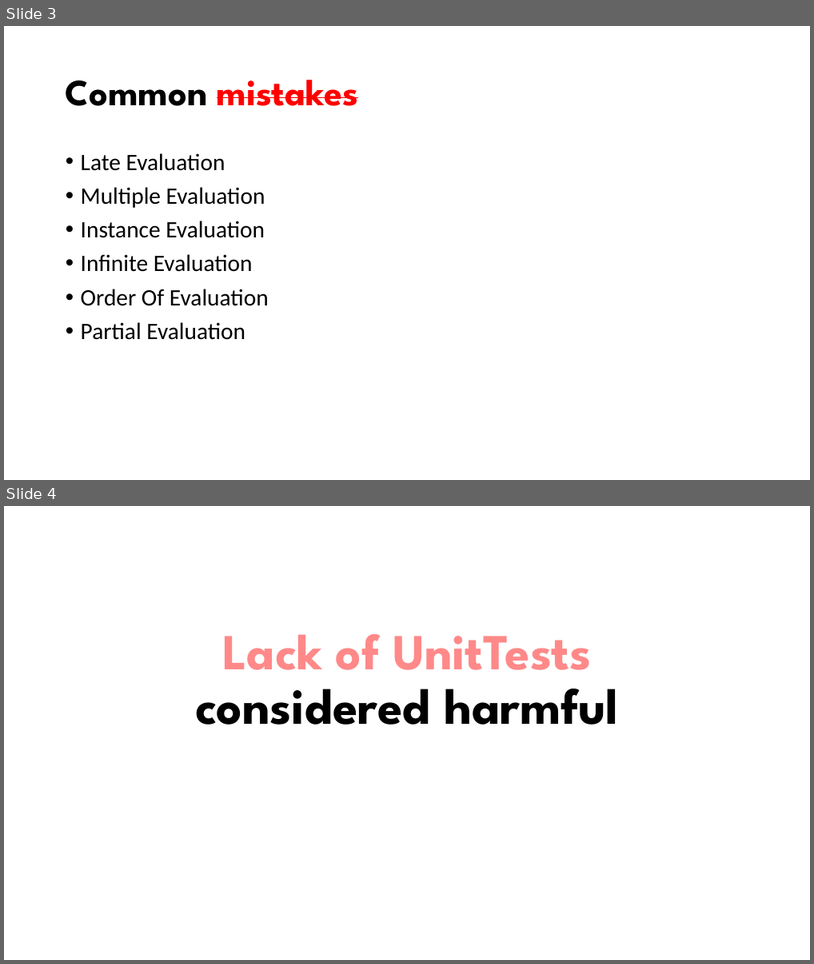
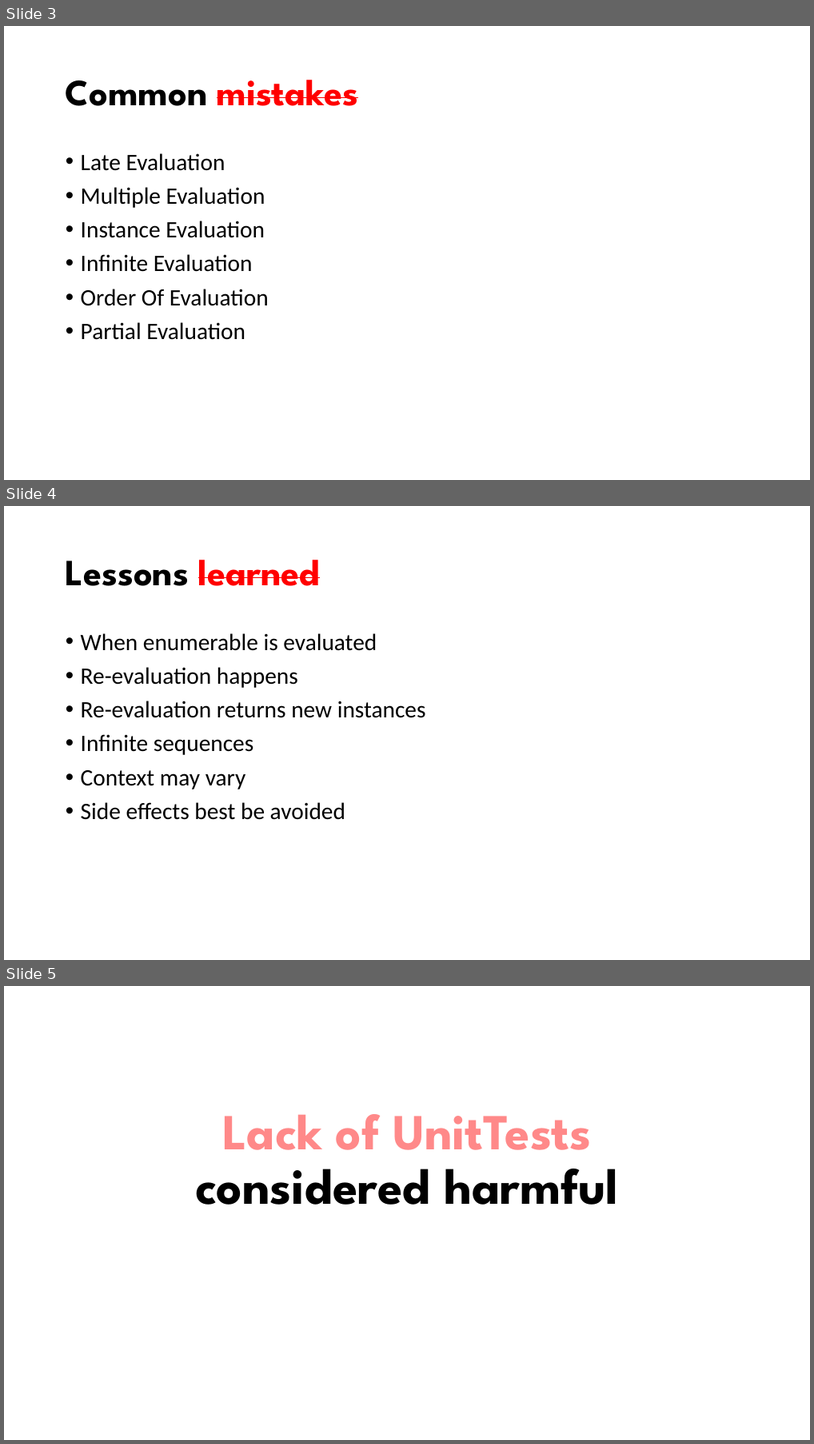
Before and after one commit to GoranSiska/IEnumerableConsideredHarmful, a slide deck: IEnumerable considered harmful.pptx. Shown one above the other, each under a label of ours: slides 3 and 4 before the commit, slides 3, 4 and 5 after it. The pictures are 814x964 and 814x1444 pixels, drawn with LibreOffice and Linux fonts; fonts in the diff are those of the drawing; background and template pictures are left out. Boxes give left, top, right and bottom in pixels: in the first picture for what was removed or moved away, otherwise in the second. Text is boxed around its words. In the diff, an @@ line names an element or a change of style, - is before the commit and + after.

Commit message:
updated ppt;

```diff
--- a/IEnumerable considered harmful.pptx
+++ b/IEnumerable considered harmful.pptx
@@ slide 4 added at [4, 506, 810, 960], background #FFFFFF @@
@@ title added at [66, 560, 321, 586], 44 pt, text #000000, bold @@
+Lessons learned
@@ text added at [81, 633, 426, 820], 28 pt, text #000000 @@
+• When enumerable is evaluated
+• Re-evaluation happens
+• Re-evaluation returns new instances
+• Infinite sequences
+• Context may vary
+• Side effects best be avoided
@@ what was slide 4 is now slide 5 @@
```
